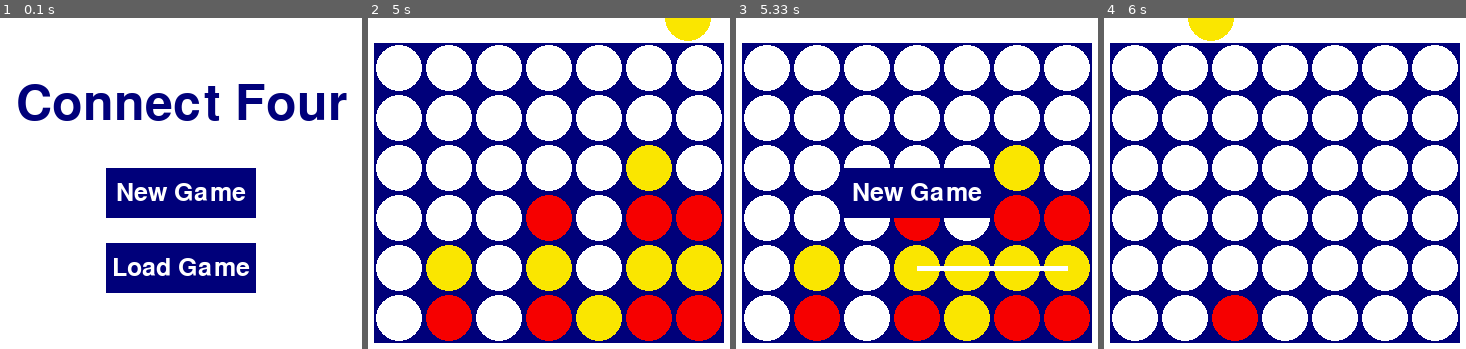
Above: before the commit, frames 1-4 (left to right).
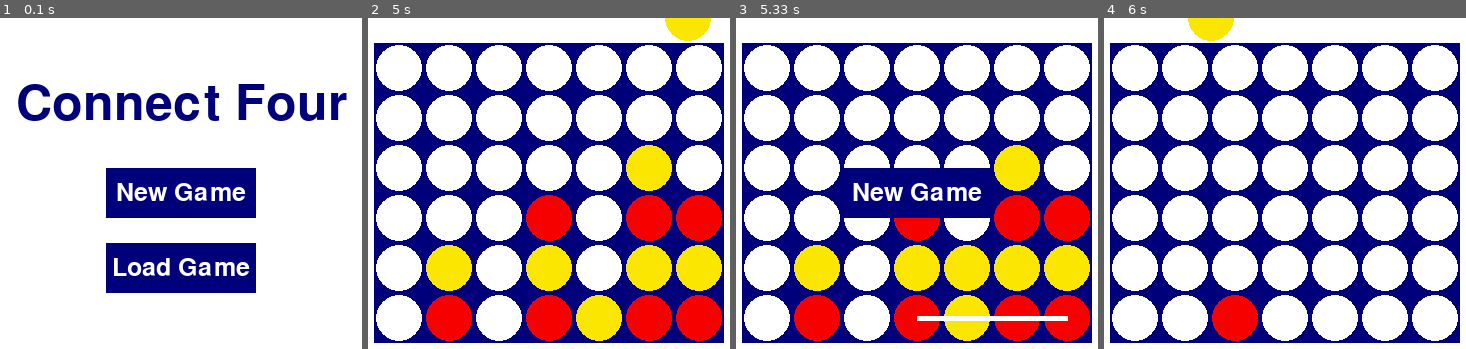
Above: after the commit, the same moments.

Repository: evfinkn/connect-four
Game: pygame game, started from ConnectFour.py
Two runs of this game, one before a commit and one after it. Both use one fixed random seed, a clock stepped at 60 frames per second and the inputs below.
Inputs (mouse positions are in pixels of both pictures, inside the frame that each line leads up to):
- Up to frame 1 (0.1 s): no input
- Up to frame 2 (5 s): click (549, 193) at 0.38 s; click (451, 196) at 0.72 s; click (606, 70) at 1.05 s; click (556, 74) at 1.38 s; click (552, 229) at 1.72 s; click (650, 246) at 2.05 s; click (653, 163) at 2.38 s; click (693, 163) at 2.72 s; click (690, 259) at 3.05 s; click (567, 180) at 3.38 s; click (462, 130) at 3.72 s; click (657, 229) at 4.05 s; click (632, 147) at 4.42 s; click (686, 186) at 4.88 s
- Up to frame 3 (5.33 s): click (989, 309) at 5.22 s
- Up to frame 4 (6 s): click "New Game" at 5.55 s; click (1212, 279) at 5.88 s

Frames 1-2 are identical in both runs. In frame 3, 1.3% of the frame differs, in the area x 50-92%, y 74-92%; in frame 4, nothing differs.

Commit message:
Remove winner from win_screen
Remove winner from win_screen, which was going to be used to display which color won. Make find_win_or_tie return a tuple instead of dictionary

Diff:
--- a/ConnectFour.py
+++ b/ConnectFour.py
@@ -15,7 +15,6 @@
 LIGHTER_GRID_COLOR = (0, 37, 161)
 P1_COIN_COLOR = (246, 0, 0)
 P2_COIN_COLOR = (250, 230, 0)
-COLOR_NAMES = {P1_COIN_COLOR: "Red", P2_COIN_COLOR: "Yellow"}   # Used to display which color won
 
 slot_size = 50      # width for one slot in the grid
 extra_space = slot_size // 2        # padding around the grid
@@ -91,13 +90,8 @@
                 == board[i1 + change_i][j1 + change_j]
                 == board[i1 + (2 * change_i)][j1 + (2 * change_j)]
                 == board[i2][j2]):
-            return {
-                "winner": COLOR_NAMES[board[i][j]] + " wins!",
-                "point1": (j1 * slot_size + slot_size // 2 + extra_space,
-                           i1 * slot_size + slot_size // 2 + extra_space),
-                "point2": (j2 * slot_size + slot_size // 2 + extra_space,
-                           i2 * slot_size + slot_size // 2 + extra_space)
-            }
+            return ((j1 * slot_size + slot_size // 2 + extra_space, i1 * slot_size + slot_size * 3 // 2 + extra_space),
+                    (j2 * slot_size + slot_size // 2 + extra_space, i2 * slot_size + slot_size * 3 // 2 + extra_space))
         return None
 
     num_empty = 0       # count the number of empty slots in case there are none left (a tie)
@@ -116,7 +110,7 @@
             elif j <= 3 and (win := compare_coins(i, j, i, j + 3)) is not None:     # Horizontal win
                 return win
     if num_empty == 0:      # if there are no empty slots and no win, then there's a tie
-        return {"winner": "Tie", "point1": (0, 0), "point2": (0, 0)}    # (0, 0) for both points so no line is visible
+        return (0, 0), (0, 0)  # (0, 0) for both points so no line is visible
     return None
 
 
@@ -201,18 +195,18 @@
         except FileNotFoundError:
             pass    # file already doesn't exist, so we don't need to do anything
         winning_surface = screen.copy()
-        pygame.draw.line(winning_surface, BACKGROUND_COLOR, win["point1"], win["point2"], 5)
+        pygame.draw.line(winning_surface, BACKGROUND_COLOR, win[0], win[1], 5)
         pygame.draw.circle(     # draws over the hovering coin at top of screen since game is over
             winning_surface, BACKGROUND_COLOR,
             (pygame.mouse.get_pos()[0], extra_space - slot_size // 2),
             (slot_size // 2) - (slot_size // 20)
         )
-        win_screen(screen, winning_surface, win["winner"])
+        win_screen(screen, winning_surface)
         main_loop = False
 
 
 # The function to run the win screen
-def win_screen(screen, winning_surface, winner):
+def win_screen(screen, winning_surface):
     main_loop = True
     while main_loop:
         screen.fill(BACKGROUND_COLOR)       # reset the screen to be redraw
Not shown, changed: TODO.md
